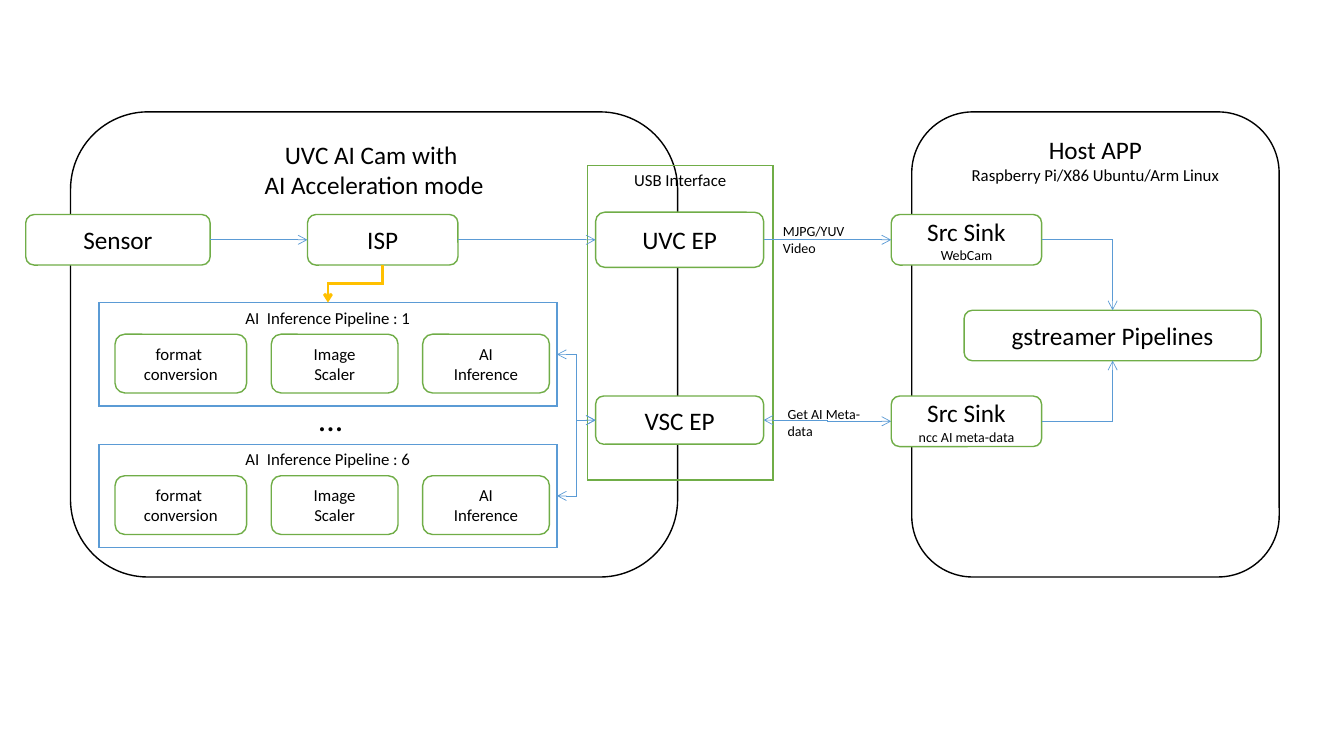
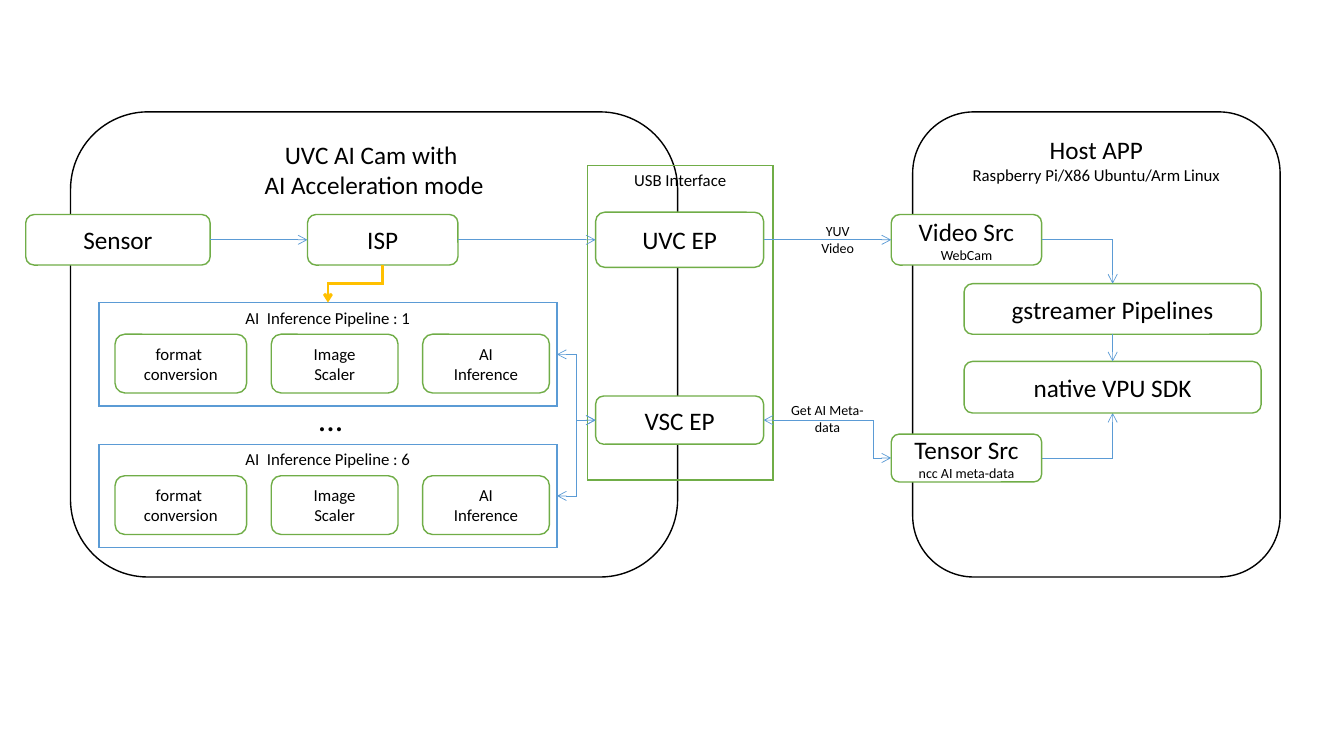
Before and after one commit to EyecloudAi/opennccframe, a slide deck: slide 2 of docs/mainres/frame.pptx. Drawn at 1344x756 pixels with LibreOffice and Linux fonts; fonts in the diff are those of the drawing. Boxes give left, top, right and bottom in pixels: in the first picture for what was removed or moved away, otherwise in the second. Text is boxed around its words. In the diff, an @@ line names an element or a change of style, - is before the commit and + after.

```diff
--- a/docs/mainres/frame.pptx
+++ b/docs/mainres/frame.pptx
@@ text "YUV" moved from (x1=783, y1=226, x2=844, y2=253) to (x1=821, y1=227, x2=854, y2=253) @@
@@ text at (x1=826, y1=227, x2=850, y2=240): text changed @@
-MJPG/YUV
+YUV
@@ text in rounded rectangle at (x1=919, y1=223, x2=1014, y2=241): text changed @@
-Src Sink
+Video Src
@@ text at (x1=821, y1=243, x2=854, y2=253): alignment left to centre @@
@@ elbow arrow moved from (1042, 240) - (1113, 311) to (1042, 240) - (1113, 283) @@
@@ rounded rectangle "gstreamer Pipelines" moved from (x1=964, y1=311, x2=1261, y2=361) to (x1=964, y1=283, x2=1261, y2=334) @@
@@ arrow added from (1113, 335) to (1113, 362), #5B9BD5 0.5 pt @@
@@ rounded rectangle added at (x1=964, y1=362, x2=1261, y2=413), fill #FFFFFF, outline #70AD47 1 pt, 18 pt, text #000000 @@
+native VPU SDK
@@ text "Get AI Meta-data" at (x1=791, y1=406, x2=863, y2=432): alignment left to centre @@
@@ elbow arrow moved from (1042, 421) - (1113, 361) to (1042, 458) - (1113, 413) @@
@@ elbow double arrow moved from (764, 420) - (891, 421) to (764, 420) - (891, 458) @@
@@ rounded rectangle "Tensor Src" resized from (x1=891, y1=396, x2=1042, y2=447) to (x1=891, y1=435, x2=1042, y2=482) @@
@@ text in rounded rectangle at (x1=914, y1=442, x2=1019, y2=460): text changed @@
-Src Sink
+Tensor Src
```
Also in this commit, not shown: 3 other slides changed, 6 other files.
